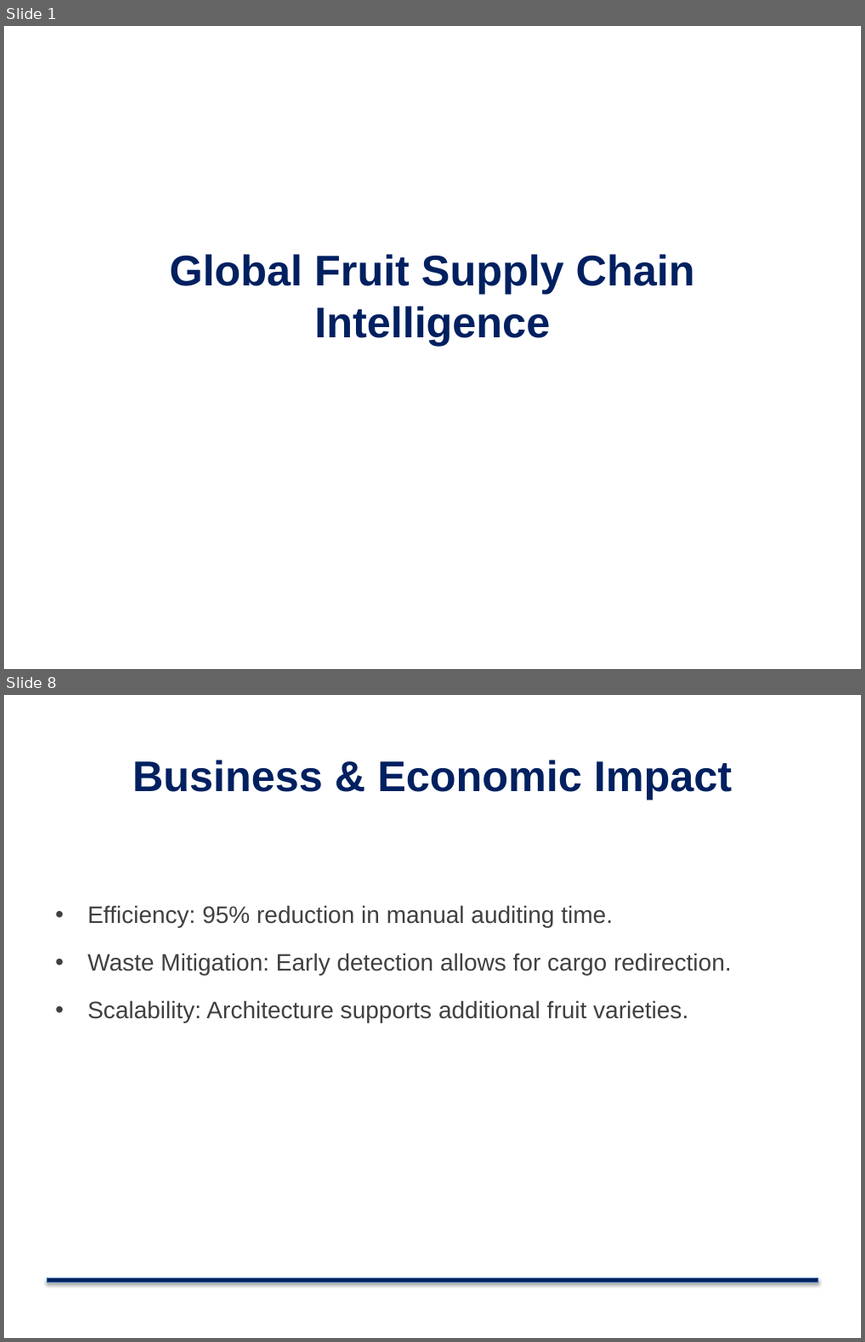
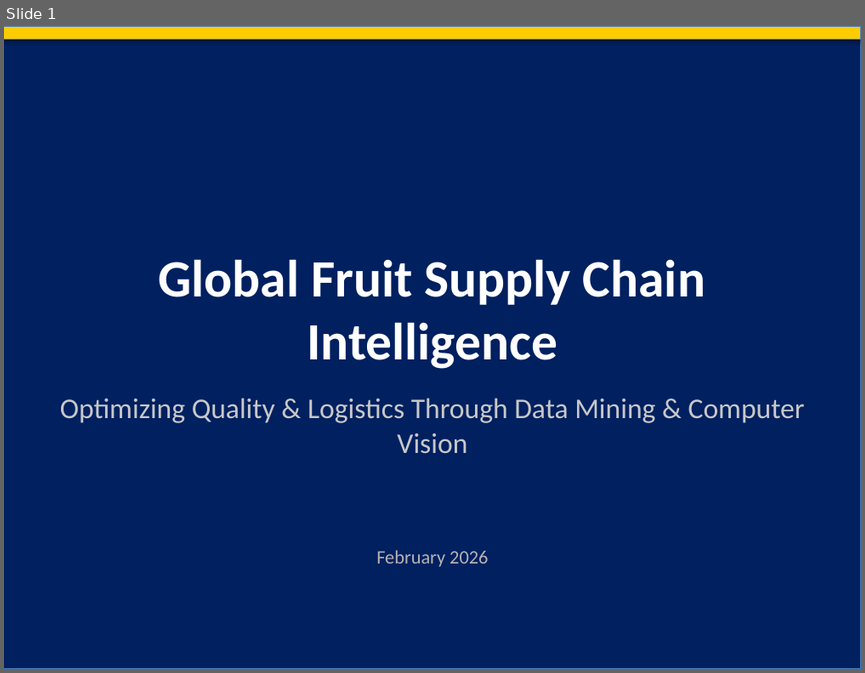
Before and after one commit to HakimiMasstar/data-mining-project, a slide deck: Global_Supply_Chain_Corporate.pptx. Shown one above the other, each under a label of ours: slides 1 and 8 before the commit, slide 1 after it; the slides between them are not shown. The pictures are 865x1342 and 865x673 pixels, drawn with LibreOffice and Linux fonts; fonts in the diff are those of the drawing. Boxes give left, top, right and bottom in pixels: in the first picture for what was removed or moved away, otherwise in the second. Text is boxed around its words. In the diff, an @@ line names an element or a change of style, - is before the commit and + after.

```diff
--- a/Global_Supply_Chain_Corporate.pptx
+++ b/Global_Supply_Chain_Corporate.pptx
@@ slide 8 removed at (4,695,861,1338), background #FFFFFF @@
@@ title removed at (132,760,732,800) @@
-Business & Economic Impact
@@ text removed at (87,905,732,1022) @@
-• Efficiency: 95% reduction in manual auditing time.
-• Waste Mitigation: Early detection allows for cargo redirection.
-• Scalability: Architecture supports additional fruit varieties.
@@ rectangle removed at (46,1277,818,1281) @@
@@ slide 1 changed as well @@
@@ rectangle added at (4,26,861,669), fill #002060, outline #4B7EBC 0.75 pt @@
@@ rectangle added at (4,26,861,39), fill #FFCC00, outline #4B7EBC 0.75 pt @@
@@ text "Global Fruit Supply Chain Intelligence": place and size @@
-text "Global Fruit Supply Chain Intelligence" at (170,254,695,346)
+text "Global Fruit Supply Chain Intelligence" at (158,259,705,369)
@@ text "Global Fruit Supply Chain Intelligence" at (158,259,705,369): size 36 to 44 pt, font Arial to Calibri, text colour #002060 to #FFFFFF; vertical alignment middle to top @@
@@ text added at (60,397,805,454), 24 pt, text #C8C8C8 @@
+Optimizing Quality & Logistics Through Data Mining & Computer Vision
@@ text added at (376,550,488,567), 16 pt, text #B4B4B4 @@
+February 2026
```
Also in this commit, not shown: 1 other slide changed, 8 slides added, 7 other slides removed, 3 other files.
